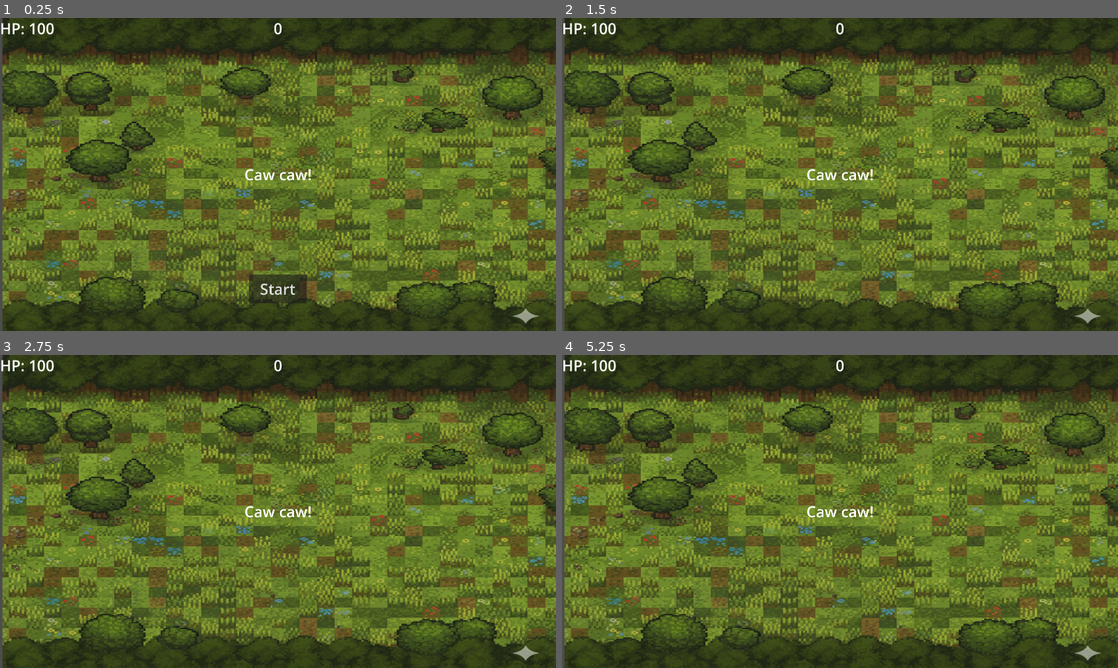
Above: before the commit, frames 1-4 (two rows, left to right).
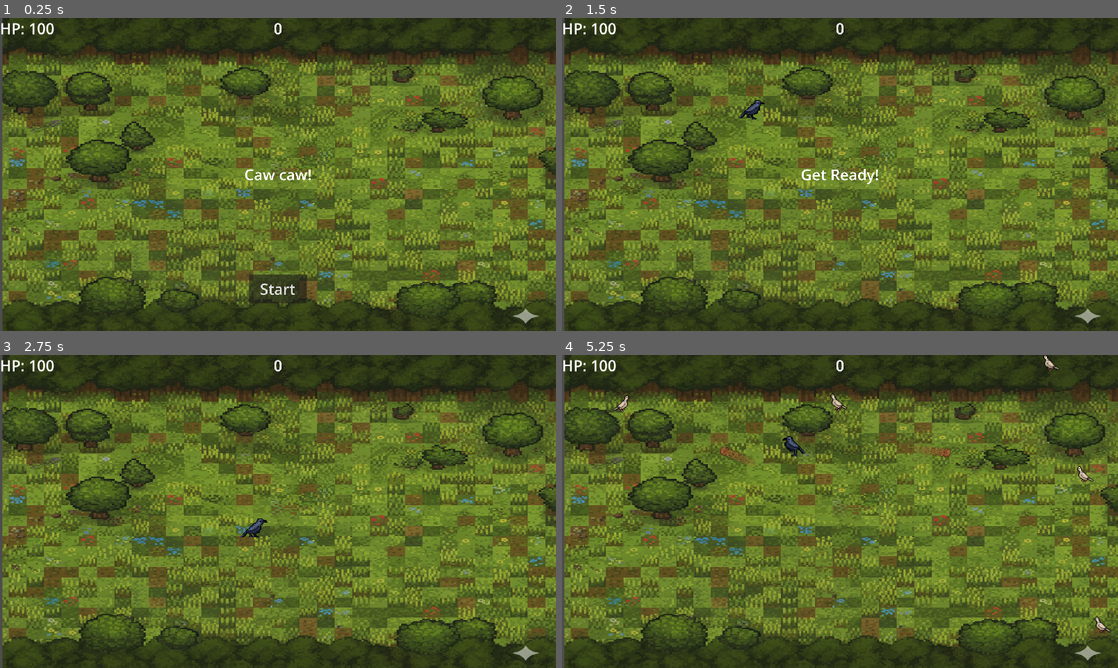
Above: after the commit, the same moments.

Repository: arongida/dungeon-cawler
Game: Godot game, scene res://scenes/Main.tscn
Same seed, same stepped clock (60 frames per second), same inputs: the game is played once before the commit and once after it.
Inputs:
- Up to frame 1 (0.25 s): no input
- Up to frame 2 (1.5 s): click "Start" at 0.5 s; hold Right (move_right) from 1.28 s (still down)
- Up to frame 3 (2.75 s): release Right (move_right) at 2.03 s; hold S (move_down) from 2.03 s (still down)
- Up to frame 4 (5.25 s): release S (move_down) at 2.78 s; hold Right (move_right) 2.78-3.53 s; hold Space (move_up) 3.53-4.28 s; hold A (move_left) from 4.28 s (still down)

The runs differ from the first frame. In frame 1, 0.2% of the frame differs, in the area x 0-98%, y 1-97%; in frame 2, 0.5%; in frame 3, 0.4%; in frame 4, 1.0%, in the area x 0-99%, y 0-97%.
Error before the commit: Attempt to call function 'start' in base 'null instance' on a null instance. (res://scripts/main.gd:23)

Commit message:
refactored code

Diff:
--- a/project.godot
+++ b/project.godot
@@ -58,4 +58,5 @@
 
 [rendering]
 
+textures/canvas_textures/default_texture_filter=0
 textures/vram_compression/import_etc2_astc=true
--- a/scenes/HUD.tscn
+++ b/scenes/HUD.tscn
@@ -34,7 +34,7 @@
 horizontal_alignment = 1
 vertical_alignment = 1
 
-[node name="Message" type="Label" parent="."]
+[node name="MessageLabel" type="Label" parent="."]
 anchors_preset = 8
 anchor_left = 0.5
 anchor_top = 0.5
--- a/scenes/Mob.tscn
+++ b/scenes/Mob.tscn
@@ -1,7 +1,7 @@
 [gd_scene load_steps=28 format=3 uid="uid://bifcqhfj4knfa"]
 
 [ext_resource type="Script" uid="uid://dxshx6h06g58g" path="res://scripts/mob.gd" id="1_r6b5h"]
-[ext_resource type="Texture2D" path="res://[PeakPixels] Common Birds/Collared Dove/Collared Dove.png" id="2_ex06h"]
+[ext_resource type="Texture2D" uid="uid://des1yv7qgiuik" path="res://assets/Collared Dove/Collared Dove.png" id="2_ex06h"]
 
 [sub_resource type="CapsuleShape2D" id="CapsuleShape2D_r6b5h"]
 radius = 14.198461
--- a/scenes/Nut.tscn
+++ b/scenes/Nut.tscn
@@ -43,7 +43,7 @@
 &"spin": SubResource("Animation_rlha0")
 }
 
-[node name="Nut" type="Area2D"]
+[node name="Nut" type="Area2D" groups=["projectiles"]]
 collision_layer = 4
 collision_mask = 2
 script = ExtResource("1_x4uin")
--- a/scenes/Player.tscn
+++ b/scenes/Player.tscn
@@ -1,6 +1,6 @@
 [gd_scene load_steps=78 format=3 uid="uid://dq8m7vo5cdnvk"]
 
-[ext_resource type="Texture2D" path="res://[PeakPixels] Common Birds/Crow/Crow.png" id="1_4flbx"]
+[ext_resource type="Texture2D" uid="uid://no1knafin5mj" path="res://assets/Crow/Crow.png" id="1_4flbx"]
 [ext_resource type="Shader" uid="uid://cav2lbxjijayo" path="res://shaders/Player.gdshader" id="1_e80uo"]
 [ext_resource type="Script" uid="uid://d0ahve4xrt074" path="res://scripts/player.gd" id="1_onrkg"]
 [ext_resource type="PackedScene" uid="uid://co62be2ugu8lf" path="res://scenes/Nut.tscn" id="2_kne1u"]
@@ -588,8 +588,8 @@
 use_parent_material = true
 scale = Vector2(3, 3)
 sprite_frames = SubResource("SpriteFrames_mgmjd")
-animation = &"eat"
-frame_progress = 0.747916
+animation = &"idle"
+autoplay = "idle"
 
 [node name="CollisionShape2D" type="CollisionShape2D" parent="."]
 position = Vector2(-2.999999, 14)
--- a/scripts/hud.gd
+++ b/scripts/hud.gd
@@ -1,32 +1,40 @@
+class_name HUD
 extends CanvasLayer
+
 signal start_game
 
+@onready var score_label: Label = $ScoreLabel
+@onready var message_label: Label = $MessageLabel
+@onready var start_button: Button = $StartButton
+@onready var message_timer: Timer = $MessageTimer
+@onready var hp_label: Label = $HPLabel
+
 func show_message(text):
-	$Message.text = text
-	$Message.show()
-	$MessageTimer.start()
+	message_label.text = text
+	message_label.show()
+	message_timer.start()
 
 func show_game_over():
 	show_message("Game Over")
-	await $MessageTimer.timeout
+	await message_timer.timeout
 
-	$Message.text = "Caw caw!"
-	$Message.show()
+	message_label.text = "Caw caw!"
+	message_label.show()
 
 	await get_tree().create_timer(1.0).timeout
-	$StartButton.show()
+	start_button.show()
 
 func update_score(score):
-	$ScoreLabel.text = str(score)
+	score_label.text = str(score)
 
 
 func _on_start_button_pressed() -> void:
-	$StartButton.hide()
+	start_button.hide()
 	start_game.emit()
 
 
 func _on_message_timer_timeout() -> void:
-	$Message.hide()
+	message_label.hide()
 
 func update_hp(hp):
-	$HPLabel.text = "HP: " + str(hp)
+	hp_label.text = "HP: " + str(hp)
--- a/scripts/main.gd
+++ b/scripts/main.gd
@@ -1,48 +1,55 @@
 extends Node2D
+
 @export var mob_scene: PackedScene
-var score
 
+@onready var hud: HUD = $HUD
+@onready var player: Player = $Player
+@onready var mob_timer: Timer = $MobTimer
+@onready var start_position: Marker2D = $StartPosition
+@onready var start_timer: Timer = $StartTimer
+@onready var mob_spawn_location: PathFollow2D = $MobPath/MobSpawnLocation
 
-
+var _score
 
 func _on_player_hit() -> void:
-	var hp = $Player.hp
-	$HUD.update_hp(hp)
+	var hp = player.hp
+	hud.update_hp(hp)
 	if hp <= 0:
 		game_over()
 
 func game_over():
-	$MobTimer.stop()
-	$Player/NutTimer.stop()
-	$HUD.show_game_over()
-	get_tree().call_group("mobs", "queue_free")
+	mob_timer.stop()
+	hud.show_game_over()
+	_clean_up()
 
 func new_game():
-	get_tree().call_group("mobs", "queue_free")
-	score = 0
-	$Player.start($StartPosition.position)
-	$HUD.update_score(score)
-	$HUD.update_hp($Player.hp)
-	$HUD.show_message("Get Ready!")
-	$StartTimer.start()
+	_clean_up()
+	_score = 0
+	player.start(start_position.position)
+	hud.update_score(_score)
+	hud.update_hp(player.hp)
+	hud.show_message("Get Ready!")
+	start_timer.start()
 
 
 func _on_mob_timer_timeout() -> void:
 	var mob = mob_scene.instantiate()
-
-	var mob_spawn_location = $MobPath/MobSpawnLocation
 	mob_spawn_location.progress_ratio = randf()
 	mob.position = mob_spawn_location.position
 	add_child(mob)
 
 func _on_start_timer_timeout() -> void:
-	$MobTimer.start()
-	$Player/NutTimer.start()
+	mob_timer.start()
+	player.combat_start()
 
 
 func _on_hud_start_game() -> void:
 	new_game()
 
 func update_score():
-	score += 1
-	$HUD.update_score(score)
+	_score += 1
+	hud.update_score(_score)
+
+func _clean_up():
+	get_tree().call_group("mobs", "queue_free")
+	get_tree().call_group("projectiles", "queue_free")
--- a/scripts/mob.gd
+++ b/scripts/mob.gd
@@ -52,7 +52,5 @@
 	collision_shape.set_deferred("disabled", true)
 
 	var tween = get_tree().create_tween()
-	tween.tween_method(_updateAlpha, 0.8, 0, 2)
-
-	await get_tree().create_timer(2.0).timeout
-	queue_free()
+	tween.tween_method(_updateAlpha, 0.8, 0.1, 2)
+	tween.tween_callback(queue_free)
--- a/scripts/nut_sprite_2d.gd
+++ b/scripts/nut_sprite_2d.gd
@@ -6,5 +6,6 @@
 
 func fadeOut():
 	var tween = get_tree().create_tween()
-	tween.tween_method(_updateAlpha, 0.8, 0, 0.5)
+	tween.bind_node(self)
+	tween.tween_method(_updateAlpha, 0.8, 0.2, 0.3)
 	tween.tween_callback(queue_free)
--- a/scripts/player.gd
+++ b/scripts/player.gd
@@ -1,3 +1,4 @@
+class_name Player
 extends Area2D
 signal hit
 @export var nut_scene: PackedScene
@@ -7,6 +8,7 @@
 @onready var animated_sprite: AnimatedSprite2D = $AnimatedSprite2D
 @onready var collision_shape: CollisionShape2D = $CollisionShape2D
 @onready var flash_animation: AnimationPlayer = $FlashAnimation
+@onready var nut_timer: Timer = $NutTimer
 
 var _screen_size
 
@@ -18,19 +20,30 @@
 
 # Called every frame. 'delta' is the elapsed time since the previous frame.
 func _process(delta: float) -> void:
-	var velocity = Input.get_vector("move_left", "move_right", "move_up", "move_down")
-	velocity = velocity.normalized() * speed
+	_process_movement(delta)
+	if hp <= 0:
+		_handle_dead()
 
-	position += velocity * delta
-	position = position.clamp(Vector2.ZERO, _screen_size)
 
-	if velocity.x != 0:
-		animated_sprite.play("walk")
-		scale.x = -1 if velocity.x > 0 else 1
-	elif velocity.y != 0:
-		animated_sprite.play("walk")
-	else:
-		animated_sprite.play("idle")
+func _handle_dead():
+		hide()
+		collision_shape.set_deferred("disabled", true)
+		nut_timer.stop()
+
+func _process_movement(delta: float):
+		var velocity = Input.get_vector("move_left", "move_right", "move_up", "move_down")
+		velocity = velocity.normalized() * speed
+
+		position += velocity * delta
+		position = position.clamp(Vector2.ZERO, _screen_size)
+
+		if velocity.x != 0:
+			animated_sprite.play("walk")
+			scale.x = -1 if velocity.x > 0 else 1
+		elif velocity.y != 0:
+			animated_sprite.play("walk")
+		else:
+			animated_sprite.play("idle")
 
 func start(pos):
 	position = pos
@@ -38,14 +51,14 @@
 	show()
 	collision_shape.disabled = false
 
+func combat_start():
+	nut_timer.start()
+
 
 func _on_area_entered(area: Area2D) -> void:
 	flash_animation.play("flash")
 	hp -= area.damage
 	hit.emit()
-	if hp <= 0:
-		hide()
-		collision_shape.set_deferred("disabled", true)
 
 
 func _on_nut_timer_timeout() -> void:
